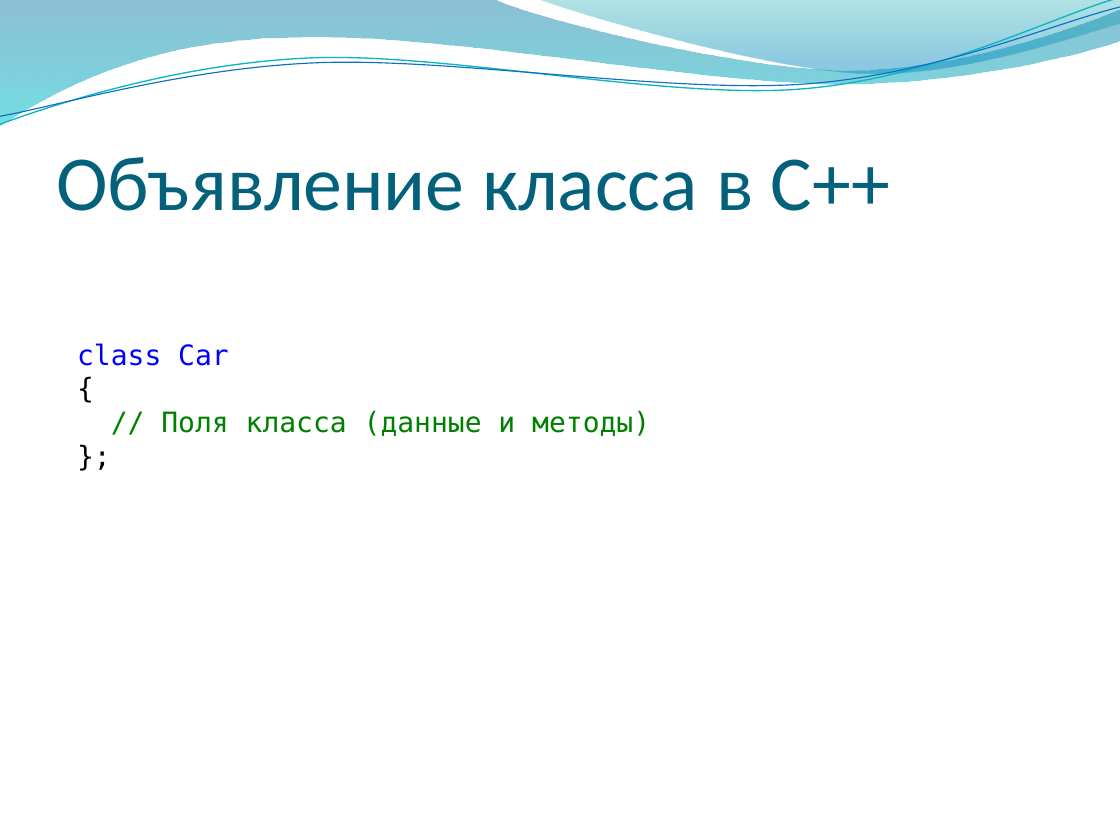
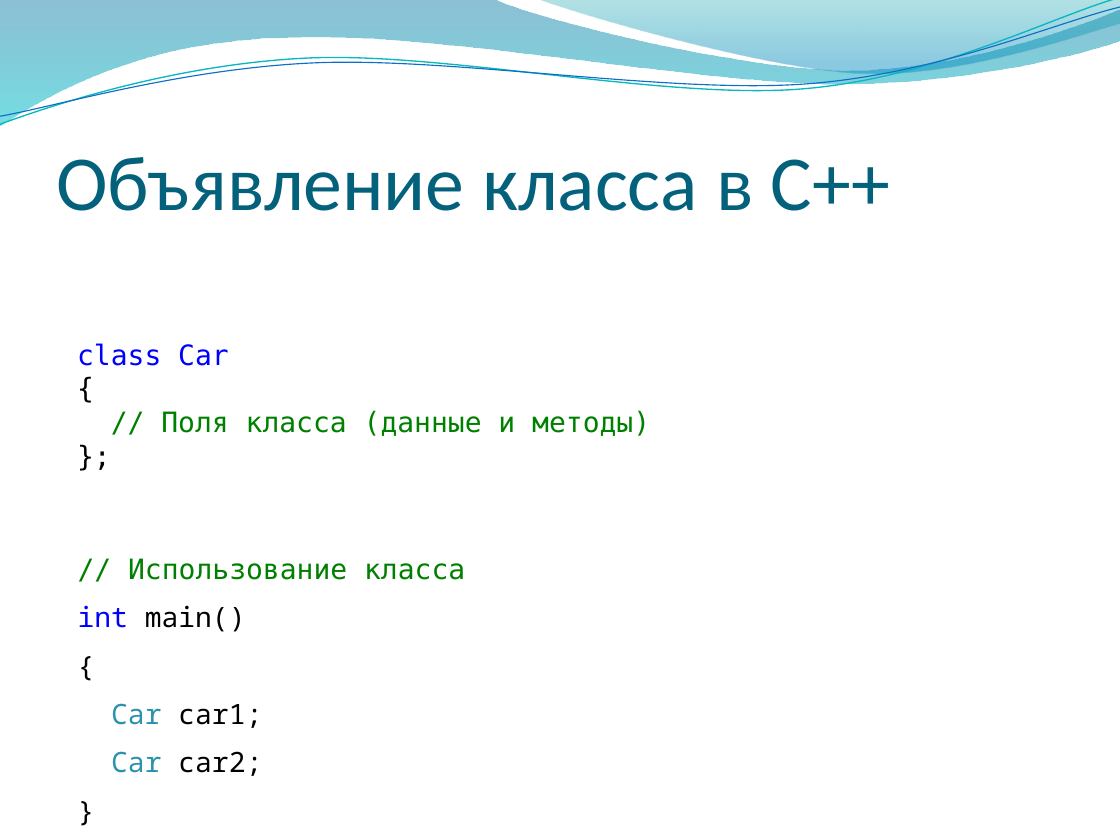
Before and after one commit to alexey-malov/oop, a slide deck: slide 4 of lectures/02/Основы ООП.pptx. Drawn at 1120x840 pixels with LibreOffice and Linux fonts; fonts in the diff are those of the drawing; background and template pictures are left out. Boxes give left, top, right and bottom in pixels: in the first picture for what was removed or moved away, otherwise in the second. Text is boxed around its words. In the diff, an @@ line names an element or a change of style, - is before the commit and + after.

```diff
--- a/lectures/02/Основы ООП.pptx
+++ b/lectures/02/Основы ООП.pptx
@@ text added at (78, 558, 465, 776), 18 pt, text #008000 @@
+// Использование класса
+int main()
+{
+Car car1;
+Car car2;
+}
```
Also in this commit, not shown: 8 other slides changed, 1 slide added, 1 other file.
